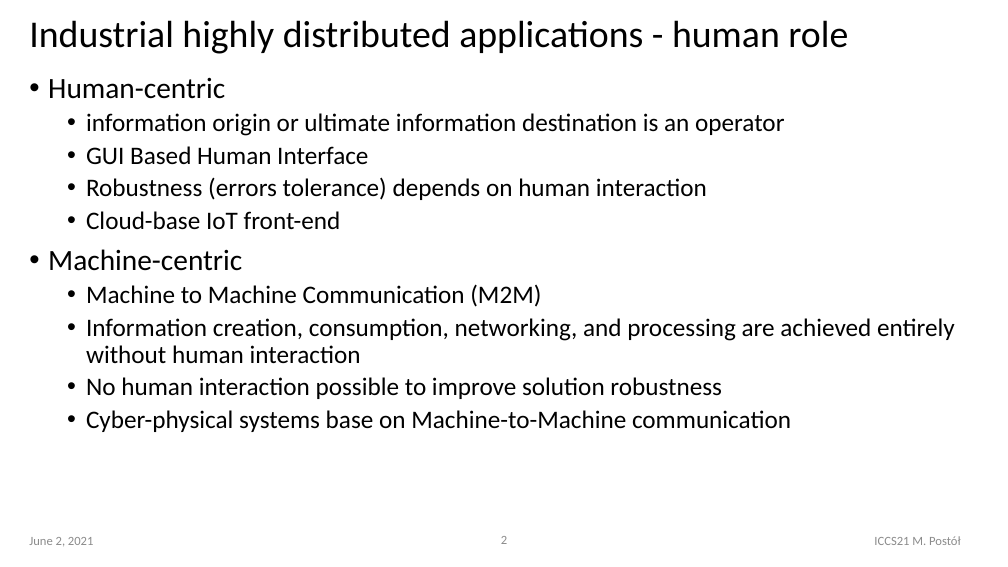
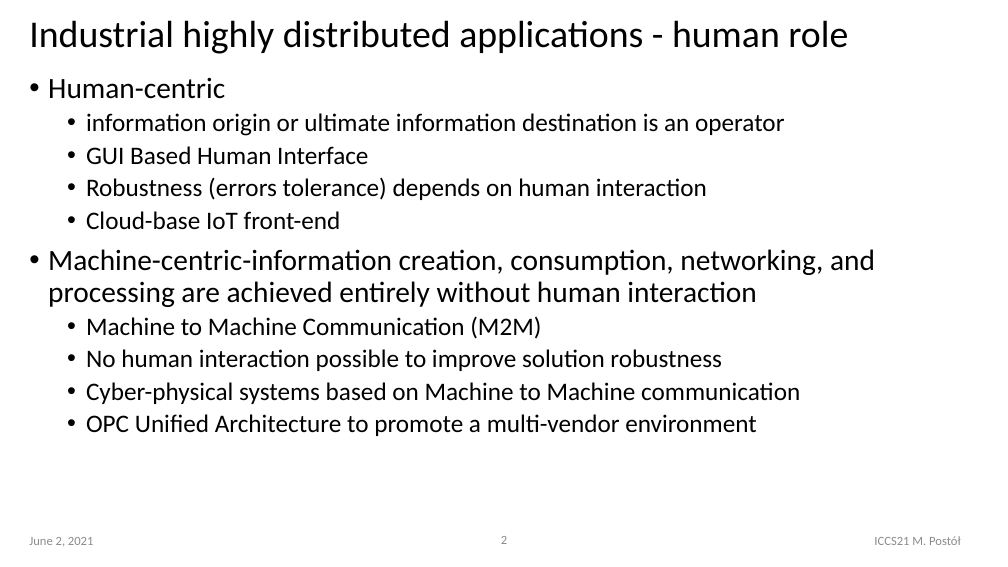
Before and after one commit to it-p-lodz-pl/OOI.Gateway2Azure.Aricle, a slide deck: slide 2 of ICCS21-Conference/OOI-CI-ICCS2021..pptx. Drawn at 1008x567 pixels with LibreOffice and Linux fonts; fonts in the diff are those of the drawing. Boxes give left, top, right and bottom in pixels: in the first picture for what was removed or moved away, otherwise in the second. Text is boxed around its words. In the diff, an @@ line names an element or a change of style, - is before the commit and + after.

```diff
--- a/ICCS21-Conference/OOI-CI-ICCS2021..pptx
+++ b/ICCS21-Conference/OOI-CI-ICCS2021..pptx
@@ text at box(48, 249, 875, 307): text changed @@
-• Machine-centric
+• Machine-centric-information creation, consumption, networking, and processing are achieved entirely without human interaction
@@ text at box(86, 318, 955, 363): paragraph removed @@
-  • Information creation, consumption, networking, and processing are achieved entirely without human interaction
@@ text at box(86, 382, 800, 436): text changed @@
-  • Cyber-physical systems base on Machine-to-Machine communication
+  • Cyber-physical systems based on Machine to Machine communication
+  • OPC Unified Architecture to promote a multi-vendor environment
```
Also in this commit, not shown: 7 other slides changed, 1 slide removed, 2 other files.
